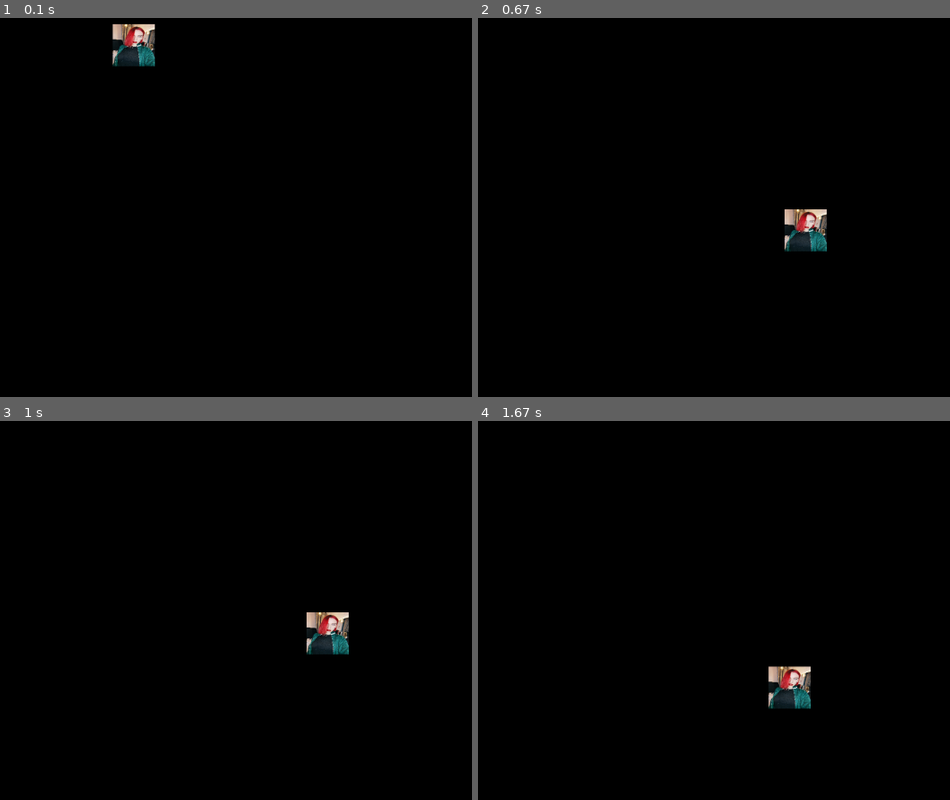
Above: before the commit, frames 1-4 (two rows, left to right).
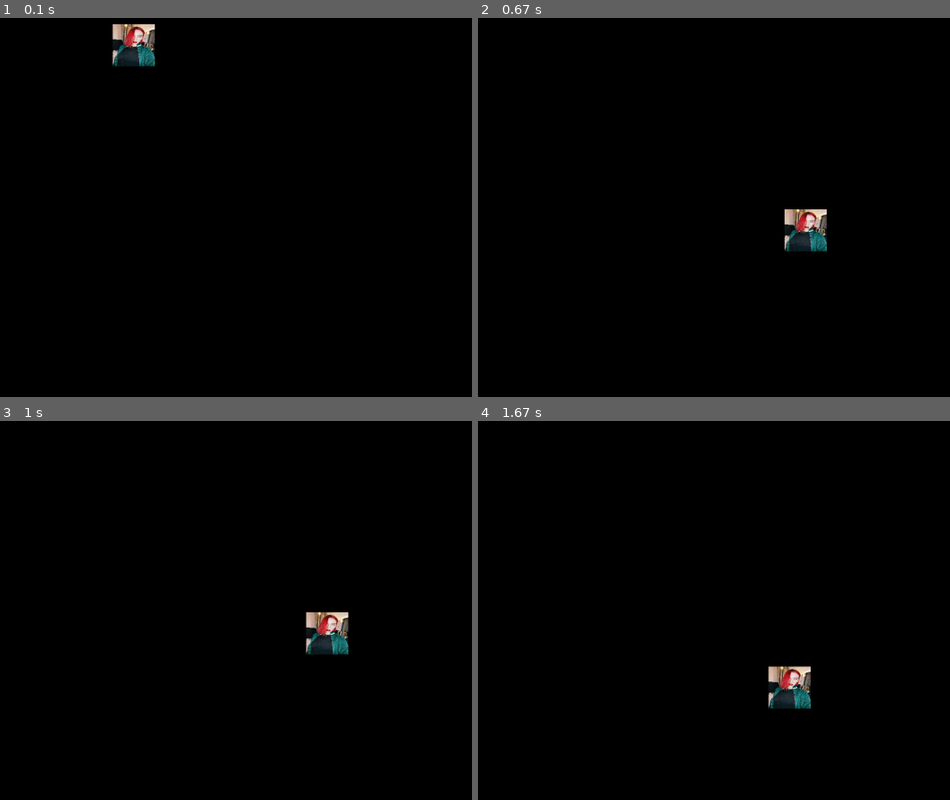
Above: after the commit, the same moments.

Repository: Mattcat1988/Lessons-Pithon
Game: pygame game, started from Lesson-26-movie-image.py
Two runs of this game, one before a commit and one after it. Both use one fixed random seed, a clock stepped at 60 frames per second and the inputs below.
Inputs (mouse positions are in pixels of both pictures, inside the frame that each line leads up to):
- Up to frame 1 (0.1 s): no input
- Up to frame 2 (0.67 s): click (784, 207) at 0.38 s
- Up to frame 3 (1 s): hold Left from 0.67 s (still down)
- Up to frame 4 (1.67 s): release Left at 1.2 s; click (770, 667) at 1.28 s

Frames 1-2 are identical in both runs. In frame 3, 0.2% of the frame differs, in the area x 64-74%, y 50-62%; in frame 4, nothing differs.

Commit message:
move left work

Diff:
--- a/Lesson-26-movie-image.py
+++ b/Lesson-26-movie-image.py
@@ -48,6 +48,11 @@
             if event.key == pygame.K_DOWN:
                 move_down = False
 
+        if move_left == True:
+            x -= 1
+            if x < 0:
+                x = 0
+
 
 
 
